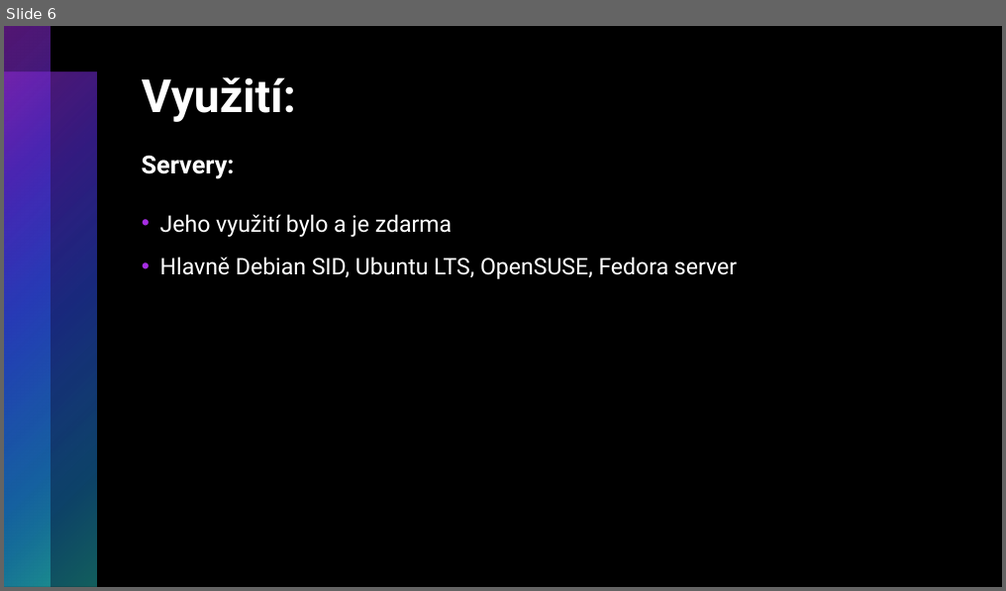
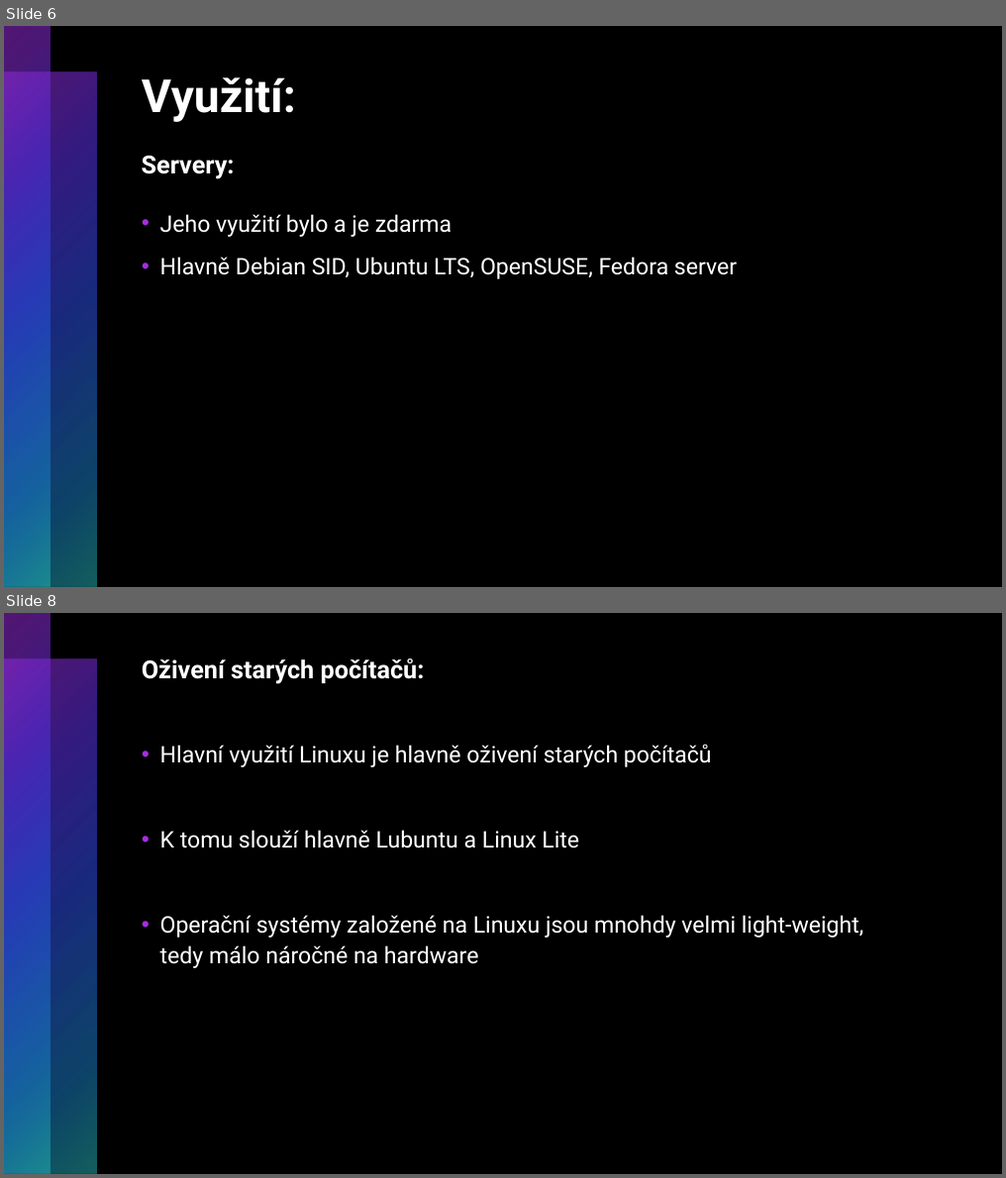
Before and after one commit to RadRoz12/Linux, a slide deck: Linux.pptx. Shown one above the other, each under a label of ours: slide 6 before the commit, slides 6 and 8 after it; the slides between them are not shown. The pictures are 1006x591 and 1006x1178 pixels, drawn with LibreOffice and Linux fonts; fonts in the diff are those of the drawing. Boxes give left, top, right and bottom in pixels: in the first picture for what was removed or moved away, otherwise in the second. Text is boxed around its words. In the diff, an @@ line names an element or a change of style, - is before the commit and + after.

Commit message:
Po přidání pár slidů s jeho možná ne moc důležitým využitím

```diff
--- a/Linux.pptx
+++ b/Linux.pptx
@@ slide 8 added at bbox=[4, 613, 1002, 1174], background #000000; not listed: 2 template elements that a slide beside it also shows @@
@@ title added at bbox=[142, 659, 425, 684], 24 pt, text #FFFFFF, bold @@
+Oživení starých počítačů:
@@ text added at bbox=[160, 744, 864, 968], 22 pt, text #FFFFFF @@
+• Hlavní využití Linuxu je hlavně oživení starých počítačů
+• K tomu slouží hlavně Lubuntu a Linux Lite
+• Operační systémy založené na Linuxu jsou mnohdy velmi light-weight, tedy málo náročné na hardware
```
Also in this commit, not shown: 1 slide changed, 4 other slides added.
